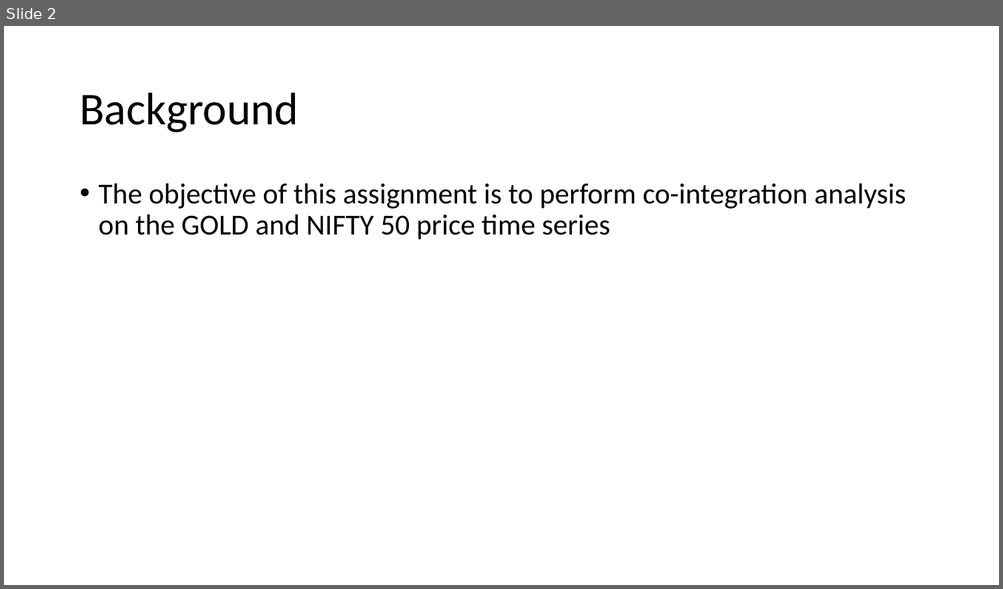
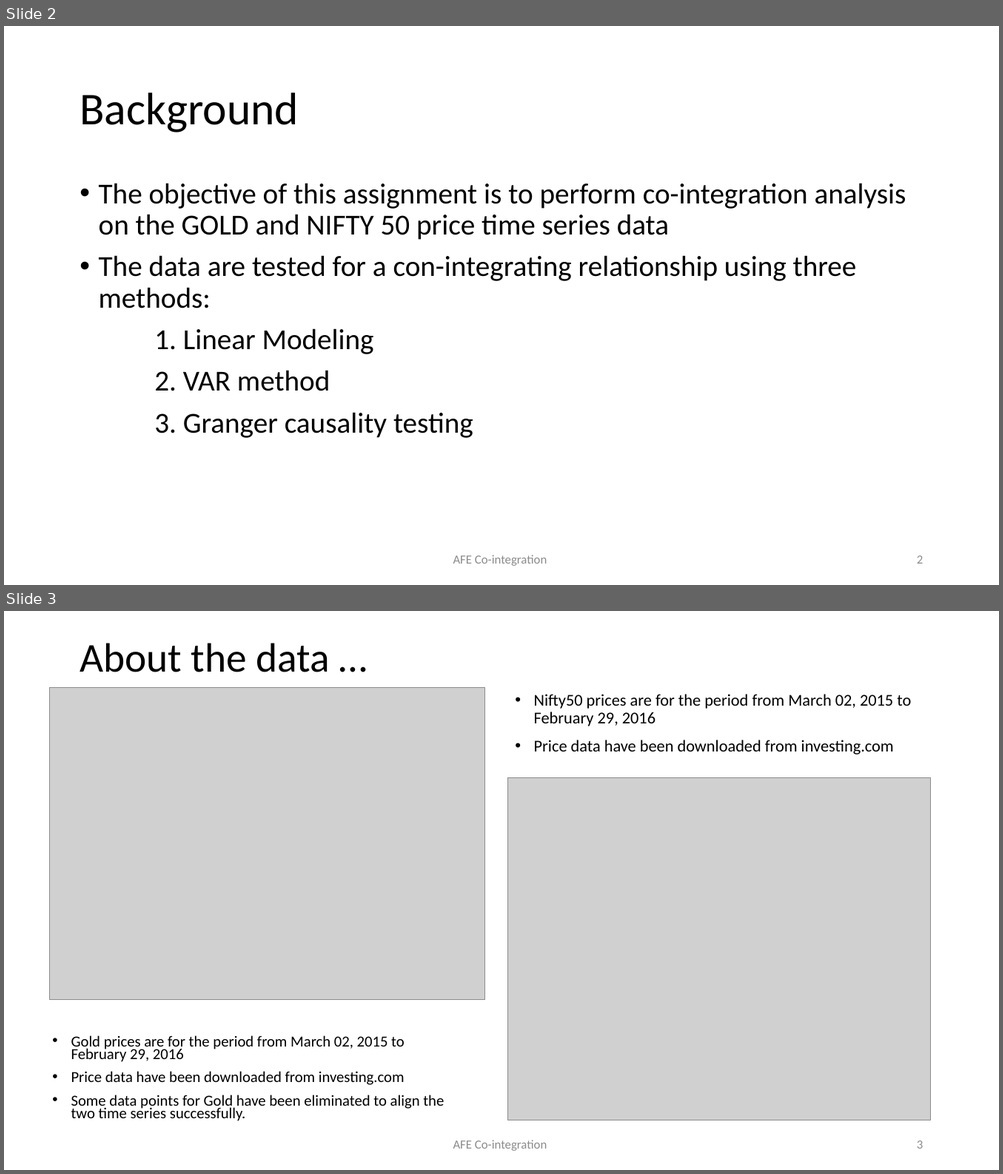
Before and after one commit to snimkar0924/PGCDS, a slide deck: Applied Econometrics/ASSIGNMENT 3 - cointegration/PGCDS ASSIGNMENT 3 - Co-integration.pptx. Shown one above the other, each under a label of ours: slide 2 before the commit, slides 2 and 3 after it. The pictures are 1003x589 and 1003x1174 pixels, drawn with LibreOffice and Linux fonts; fonts in the diff are those of the drawing; grey boxes stand for pictures. Boxes give left, top, right and bottom in pixels: in the first picture for what was removed or moved away, otherwise in the second. Text is boxed around its words. In the diff, an @@ line names an element or a change of style, - is before the commit and + after.

```diff
--- a/Applied Econometrics/ASSIGNMENT 3 - cointegration/PGCDS ASSIGNMENT 3 - Co-integration.pptx
+++ b/Applied Econometrics/ASSIGNMENT 3 - cointegration/PGCDS ASSIGNMENT 3 - Co-integration.pptx
@@ slide 3 added at bbox=[4, 611, 999, 1170], background #FFFFFF @@
@@ title added at bbox=[79, 643, 330, 672], 39.6 pt, text #000000 @@
+About the data …
@@ picture added at bbox=[50, 688, 485, 999] @@
@@ text added at bbox=[534, 694, 910, 755], 16 pt, text #000000 @@
+• Nifty50 prices are for the period from March 02, 2015 to February 29, 2016
+• Price data have been downloaded from investing.com
@@ picture added at bbox=[508, 778, 930, 1121] @@
@@ text added at bbox=[71, 1036, 444, 1122], 14.8 pt, text #000000 @@
+• Gold prices are for the period from March 02, 2015 to February 29, 2016
+• Price data have been downloaded from investing.com
+• Some data points for Gold have been eliminated to align the two time series successfully.
@@ text added at bbox=[453, 1140, 547, 1151], 12 pt, text #8C8C8C @@
+AFE Co-integration
@@ page number added at bbox=[916, 1141, 922, 1149], 12 pt, text #8C8C8C @@
+3
@@ slide 2 changed as well @@
@@ text at bbox=[99, 183, 906, 438]: text changed @@
-• The objective of this assignment is to perform co-integration analysis on the GOLD and NIFTY 50 price time series
+• The objective of this assignment is to perform co-integration analysis on the GOLD and NIFTY 50 price time series data
+• The data are tested for a con-integrating relationship using three methods:
+1. Linear Modeling
+2. VAR method
+3. Granger causality testing
@@ text added at bbox=[453, 555, 547, 566], 12 pt, text #8C8C8C @@
+AFE Co-integration
@@ page number added at bbox=[916, 556, 922, 564], 12 pt, text #8C8C8C @@
+2
```
Also in this commit, not shown: 1 other slide changed, 9 other slides added, 8 other files.
